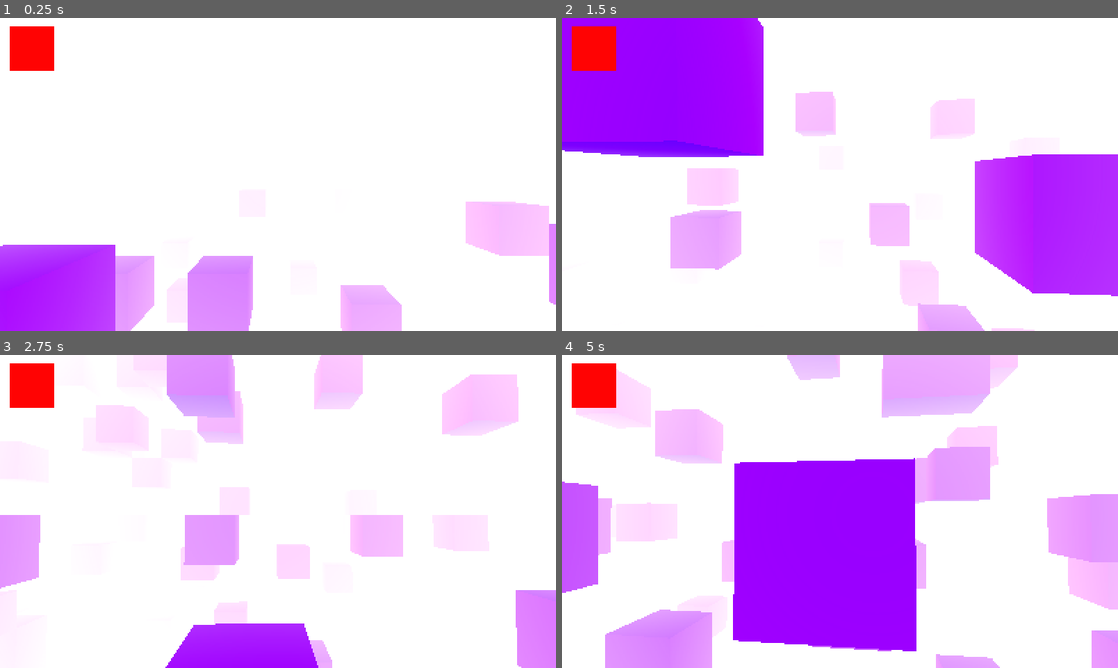
Above: before the commit, frames 1-4 (two rows, left to right).
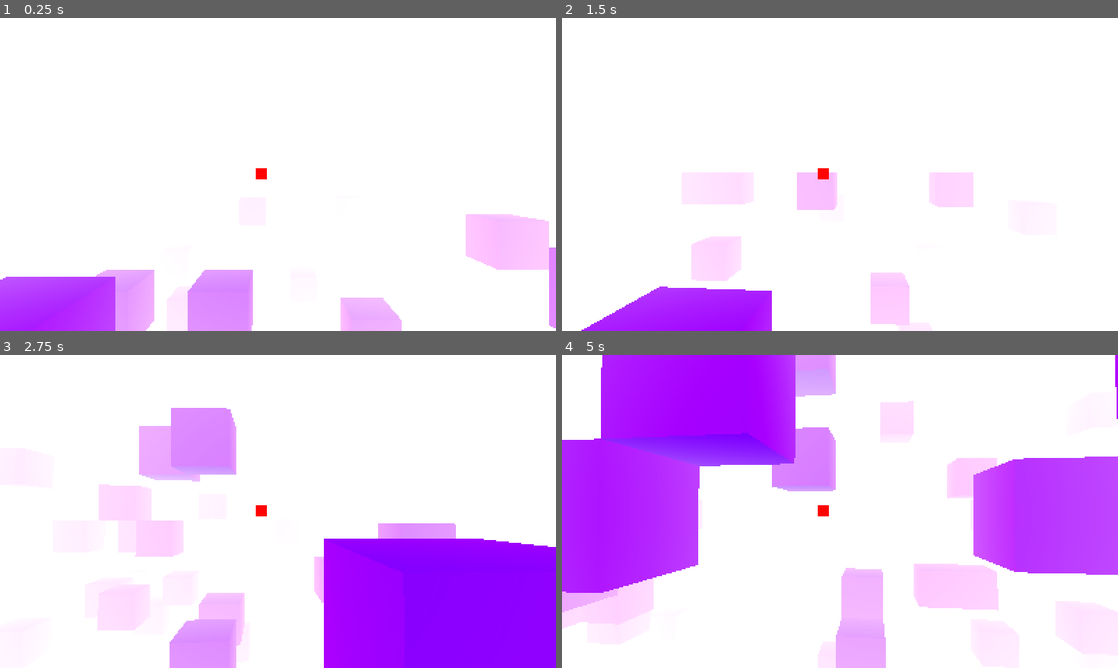
Above: after the commit, the same moments.

Repository: kurilluk/SkyHop-e-
Game: Godot game, scene res://sky/sky.tscn
Same seed, same stepped clock (60 frames per second), same inputs: the game is played once before the commit and once after it.
Inputs (mouse positions are in pixels of both pictures, inside the frame that each line leads up to):
- Up to frame 1 (0.25 s): no input
- Up to frame 2 (1.5 s): move the mouse to (867, 174) at 0.52 s; hold Space (jump) 0.53-1.28 s; hold W (move_forward) from 0.53 s (still down); move the mouse to (812, 174) at 1.27 s; click (812, 174) at 1.35 s
- Up to frame 3 (2.75 s): keep holding W (move_forward); tap Space (jump) at 1.52, 1.55, 1.82, 2.3 s; move the mouse to (289, 505) at 2.02 s; hold Shift (crouch) from 2.03 s (still down)
- Up to frame 4 (5 s): keep holding W (move_forward); move the mouse to (834, 517) at 2.77 s; release Shift (crouch) at 2.78 s; tap Mouse wheel down (next_block) at 2.85 s; tap Space (jump) at 3.02, 3.05, 3.32, 4.52, 4.55, 4.82 s; move the mouse to (878, 514) at 3.52 s; hold Space (jump) 3.53-4.28 s; tap Middle mouse button (pick_block) at 3.6 s; move the mouse to (795, 508) at 4.27 s; right-click (795, 508) at 4.35 s

The runs differ from the first frame. In frame 1, 7.6% of the frame differs, in the area x 0-100%, y 2-100%; in frame 2, 41%; in frame 3, 43%; in frame 4, 71%, in the area x 0-100%, y 0-100%.

Commit message:
small corrections

Diff:
--- a/autoload/bgm_manager.tscn
+++ b/autoload/bgm_manager.tscn
@@ -7,8 +7,6 @@
 script = ExtResource("1_0w3qm")
 
 [node name="HIT_Player" type="AudioStreamPlayer" parent="."]
-bus = &"BGM"
 
 [node name="Ambient_Player" type="AudioStreamPlayer" parent="."]
 volume_db = -10.0
-bus = &"AMB"
--- a/player/player.gd
+++ b/player/player.gd
@@ -1,14 +1,14 @@
 extends CharacterBody3D
 
-const EYE_HEIGHT_STAND = 1.6
-const EYE_HEIGHT_CROUCH = 1.4
+#const EYE_HEIGHT_STAND = 1.6
+#const EYE_HEIGHT_CROUCH = 1.4
 
 const MOVEMENT_SPEED_GROUND = 0.6
 const MOVEMENT_SPEED_AIR = 0.11 #0.11
 const MOVEMENT_SPEED_CROUCH_MODIFIER = 0.5
 const MOVEMENT_FRICTION_GROUND = 0.9
 const MOVEMENT_FRICTION_AIR = 0.98
-const MOVEMENT_JETPACK_STRENGTH = 35.0
+const MOVEMENT_JETPACK_STRENGTH = 15.0
 const MAX_JETPACK_STRENTCH = 10
 
 var _mouse_motion = Vector2()
@@ -90,7 +90,9 @@
 		#movement *= MOVEMENT_SPEED_CROUCH_MODIFIER
 
 	# Gravity.
-	velocity.y -= gravity * delta
+	velocity.y -= gravity/2 * delta
+	if velocity.y < -10:
+		velocity.y = -10
 
 	velocity += Vector3(movement.x, 0, movement.z)
 	# Apply horizontal friction.
@@ -104,7 +106,7 @@
 
 	# Jumping, applied next frame.
 	if is_on_floor() and Input.is_action_pressed(&"jump"):
-		velocity.y = 7.5 # 7.5
+		velocity.y = 5 # 7.5
 
 	if Input.is_action_pressed(&"crouch"):
 		if velocity.y < 0:
--- a/player/player.tscn
+++ b/player/player.tscn
@@ -1,11 +1,11 @@
 [gd_scene load_steps=6 format=3 uid="uid://1s4asqpay67m"]
 
 [ext_resource type="Script" uid="uid://dp7wvhg4tafqi" path="res://player/player.gd" id="1"]
-[ext_resource type="Texture2D" uid="uid://do57nb1cglw2b" path="res://world/textures/texture_sheet_colors.png" id="2_waeq6"]
+[ext_resource type="Texture2D" uid="uid://dhmb4d4sdsfff" path="res://world/textures/texture_sheet_colors.png" id="2_waeq6"]
 
 [sub_resource type="CylinderShape3D" id="1"]
 height = 1.75
-radius = 0.25
+radius = 0.45
 
 [sub_resource type="CameraAttributesPractical" id="CameraAttributesPractical_jyixh"]
 
@@ -22,7 +22,7 @@
 shape = SubResource("1")
 
 [node name="Head" type="Node3D" parent="."]
-transform = Transform3D(1, 0, 0, 0, 1, 0, 0, 0, 1, 0, 0.747999, 0)
+transform = Transform3D(1, 0, 0, 0, -4.37114e-08, 1, 0, -1, -4.37114e-08, 0, 0.747999, 0)
 
 [node name="Camera3D" type="Camera3D" parent="Head"]
 attributes = SubResource("CameraAttributesPractical_jyixh")
@@ -32,18 +32,23 @@
 
 [node name="RayCast3D" type="RayCast3D" parent="Head"]
 visible = false
+enabled = false
+exclude_parent = false
 target_position = Vector3(0, 0, -4)
 
 [node name="SelectedBlock" type="TextureRect" parent="."]
 texture_filter = 1
-anchors_preset = 2
-anchor_top = 1.0
-anchor_bottom = 1.0
-offset_left = 27.0
-offset_top = -876.0
-offset_right = 155.0
-offset_bottom = -748.0
-grow_vertical = 0
+anchors_preset = 8
+anchor_left = 0.5
+anchor_top = 0.5
+anchor_right = 0.5
+anchor_bottom = 0.5
+offset_left = -64.0
+offset_top = -16.0
+offset_right = -32.0
+offset_bottom = 16.0
+grow_horizontal = 2
+grow_vertical = 2
 size_flags_horizontal = 0
 size_flags_vertical = 8
 texture = SubResource("2")
--- a/sky/box.tscn
+++ b/sky/box.tscn
@@ -20,7 +20,7 @@
 shape = SubResource("BoxShape3D_1cxty")
 
 [node name="StaticBody3D" type="StaticBody3D" parent="."]
-collision_layer = 2
+collision_layer = 4
 
 [node name="CollisionShape3D" type="CollisionShape3D" parent="StaticBody3D"]
 shape = SubResource("BoxShape3D_w7f5x")
--- a/sky/sky.tscn
+++ b/sky/sky.tscn
@@ -20,7 +20,6 @@
 script = ExtResource("1_lslv2")
 
 [node name="Player" parent="." instance=ExtResource("2_0ah7g")]
-transform = Transform3D(-0.592098, 0, 0.805866, 0, 1, 0, -0.805866, 0, -0.592098, -2.89062, 98.3428, 1.16756)
 
 [node name="PauseMenu" parent="." instance=ExtResource("2_kkw2q")]
 
Not shown: 1 places in menu/ingame/pause_menu.tscn that only renumber resources
Not shown: 1 places in world/textures/material.tres that only renumber resources
